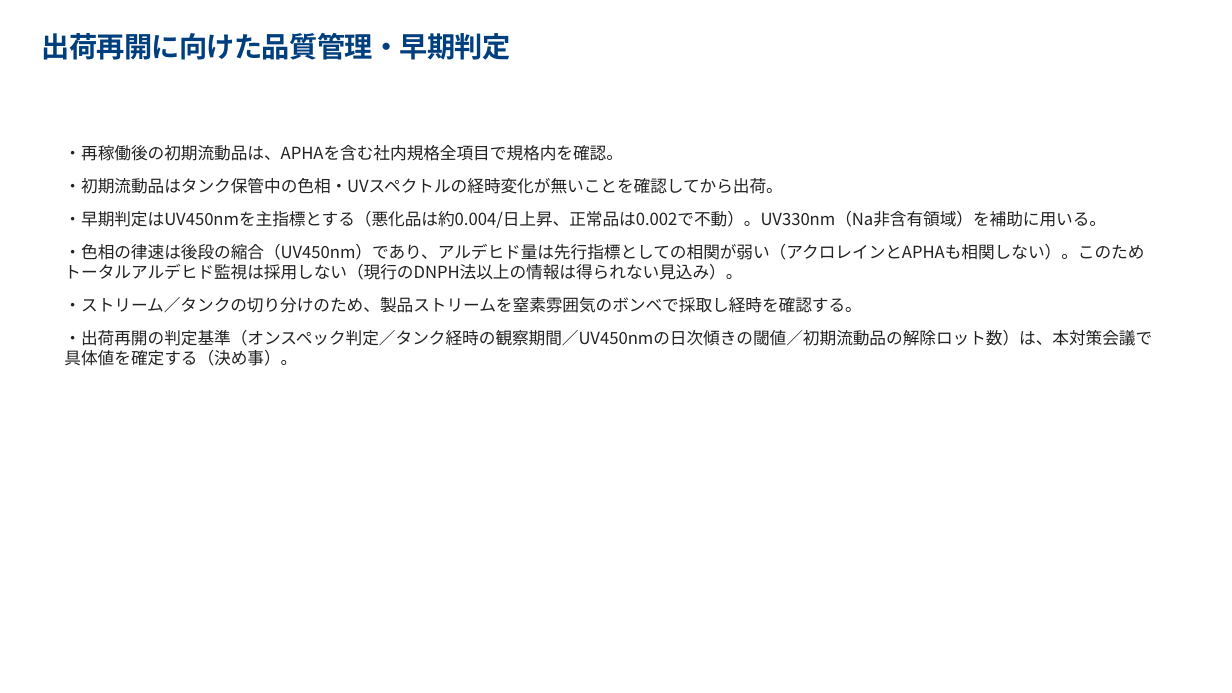
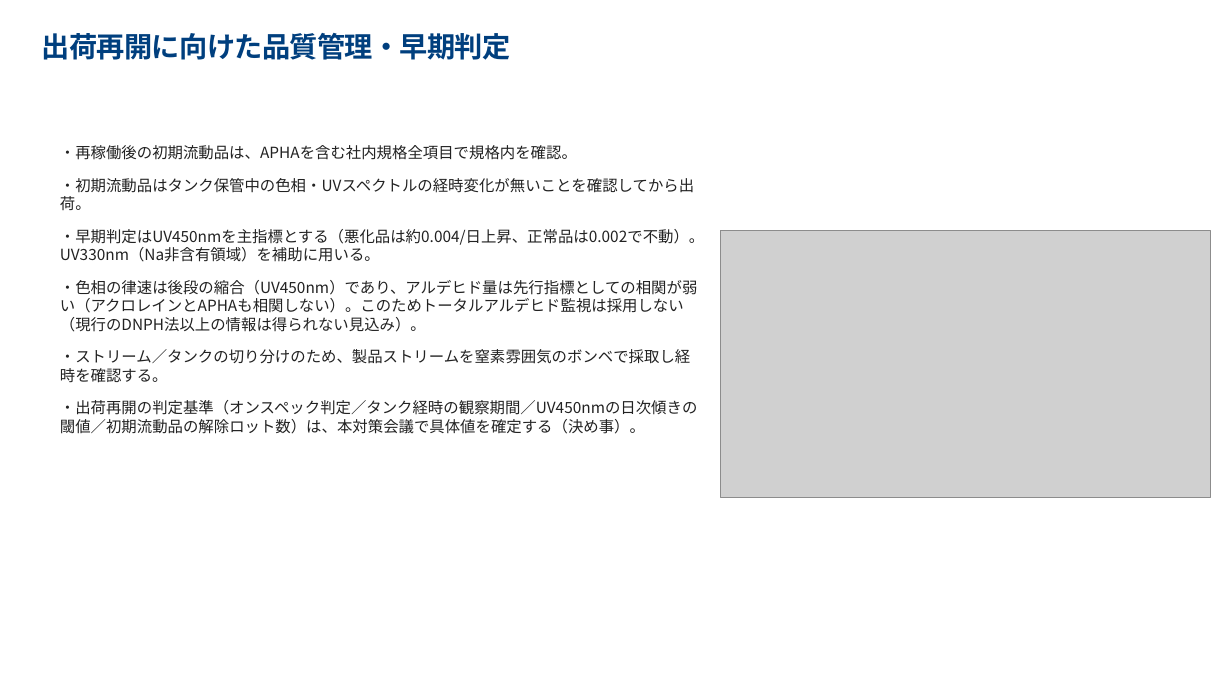
Before and after one commit to hiraoyosa-sys/Base, a slide deck: slide 11 of outputs/製品DEG色相悪化_対策会議.pptx (slide 10 before the commit). Drawn at 1232x693 pixels with LibreOffice and Linux fonts; fonts in the diff are those of the drawing; grey boxes stand for pictures. Boxes give left, top, right and bottom in pixels: in the first picture for what was removed or moved away, otherwise in the second. Text is boxed around its words. In the diff, an @@ line names an element or a change of style, - is before the commit and + after.

```diff
--- a/outputs/製品DEG色相悪化_対策会議.pptx
+++ b/outputs/製品DEG色相悪化_対策会議.pptx
@@ text "・再稼働後の初期流動品は、APHAを含む社内規格全項目で規格内を確認。" at [60,145,704,434]: size 13 to 12 pt; more space between paragraphs @@
@@ picture added at [721,231,1211,497] @@
```
Also in this commit, not shown: 5 other slides changed, 1 slide added, 6 other files.
